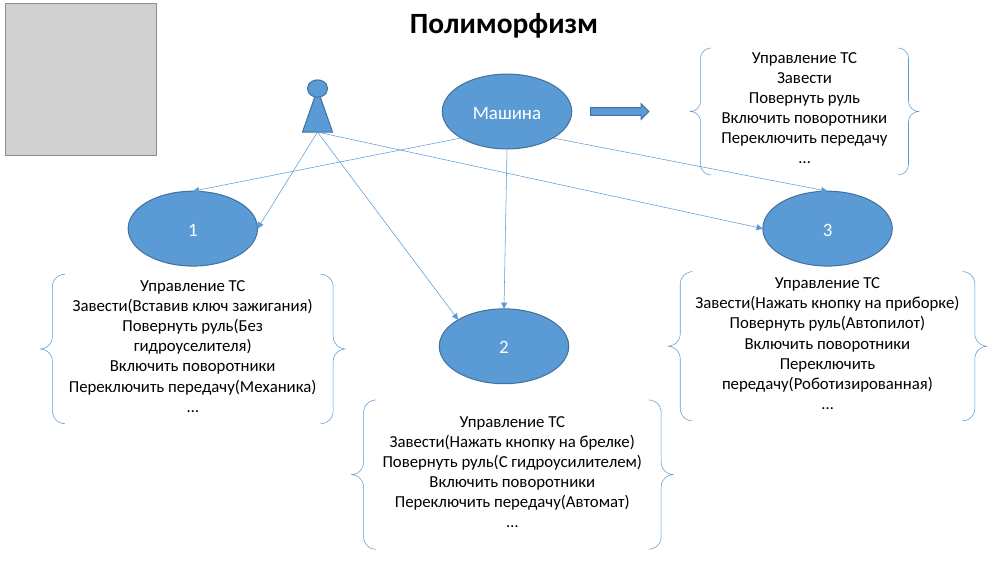
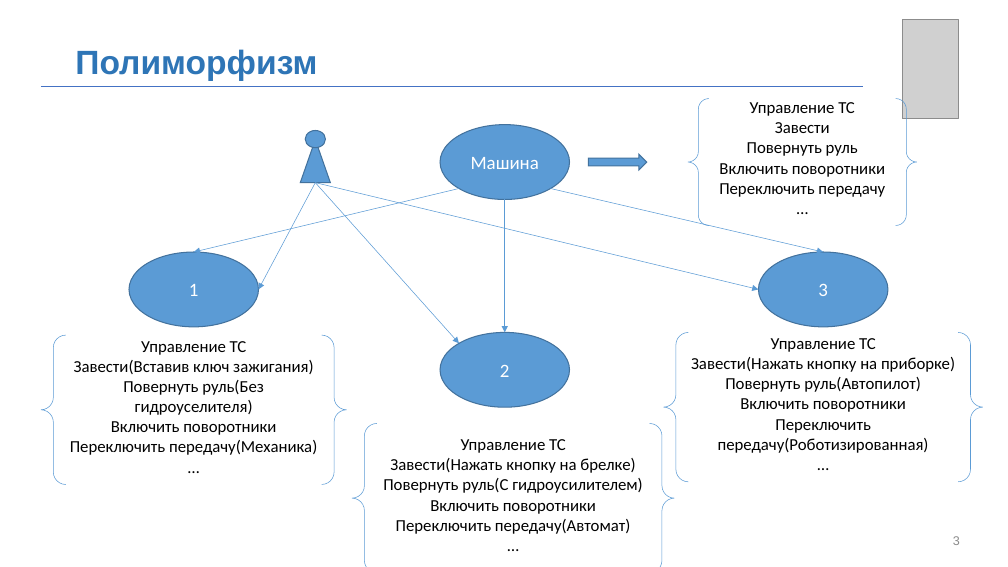
Before and after one commit to MUCTR-IKT-CPP/cpp_course, a slide deck: slide 3 of Лекции/2022/6/Абстрактные классы.pptx. Drawn at 1008x567 pixels with LibreOffice and Linux fonts; fonts in the diff are those of the drawing; grey boxes stand for pictures; background and template pictures are left out. Boxes give left, top, right and bottom in pixels: in the first picture for what was removed or moved away, otherwise in the second. Text is boxed around its words. In the diff, an @@ line names an element or a change of style, - is before the commit and + after.

```diff
--- a/Лекции/2022/6/Абстрактные классы.pptx
+++ b/Лекции/2022/6/Абстрактные классы.pptx
@@ picture removed at (5,3,157,154) @@
@@ picture added at (902,20,958,119) @@
@@ text "Полиморфизм": place and size @@
-text "Полиморфизм" at (410,13,598,38)
+text "Полиморфизм" at (75,49,317,81)
@@ text "Полиморфизм" at (75,49,317,81): size 28 to 32 pt, font Calibri to Arial, text colour #000000 to #2E75B6; alignment centre to left; vertical alignment top to middle @@
@@ line added from (41, 86) to (864, 86), #4472C4 0.5 pt @@
@@ 2 ellipses, 1 brace pair, 1 triangle: place and size @@
-2 ellipses, 1 brace pair, 1 triangle at (302,48,920,175)
+2 ellipses, 1 brace pair, 1 triangle at (300,98,917,225)
@@ right arrow: place and size @@
-right arrow at (591,104,649,119)
+right arrow at (588,154,647,170)
@@ arrow moved from (461, 138) - (193, 191) to (459, 188) - (194, 252) @@
@@ arrow moved from (318, 132) - (258, 228) to (315, 183) - (259, 290) @@
@@ arrow moved from (318, 132) - (458, 320) to (315, 183) - (459, 343) @@
@@ arrow moved from (318, 132) - (763, 228) to (315, 183) - (758, 290) @@
@@ arrow moved from (507, 149) - (504, 309) to (505, 200) - (505, 333) @@
@@ arrow moved from (553, 138) - (828, 191) to (551, 188) - (823, 252) @@
@@ ellipse "1": place and size @@
-ellipse "1" at (128,191,257,266)
+ellipse "1" at (129,252,259,327)
@@ ellipse "3": place and size @@
-ellipse "3" at (763,191,892,266)
+ellipse "3" at (758,252,888,327)
@@ brace pair "Управление ТС": place and size @@
-brace pair "Управление ТС" at (40,274,346,424)
+brace pair "Управление ТС" at (41,335,346,485)
@@ ellipse "2": place and size @@
-ellipse "2" at (439,309,569,384)
+ellipse "2" at (440,333,569,408)
@@ brace pair "Управление ТС": place and size @@
-brace pair "Управление ТС" at (668,271,988,421)
+brace pair "Управление ТС" at (664,333,984,482)
@@ brace pair "Управление ТС": place and size @@
-brace pair "Управление ТС" at (352,400,675,550)
+brace pair "Управление ТС" at (352,423,675,567)
@@ page number added at (953,536,960,545), 12 pt, text #8C8C8C @@
+3
```
Also in this commit, not shown: 18 other slides changed, 10 slides added, 1 slide removed, 4 other files.
